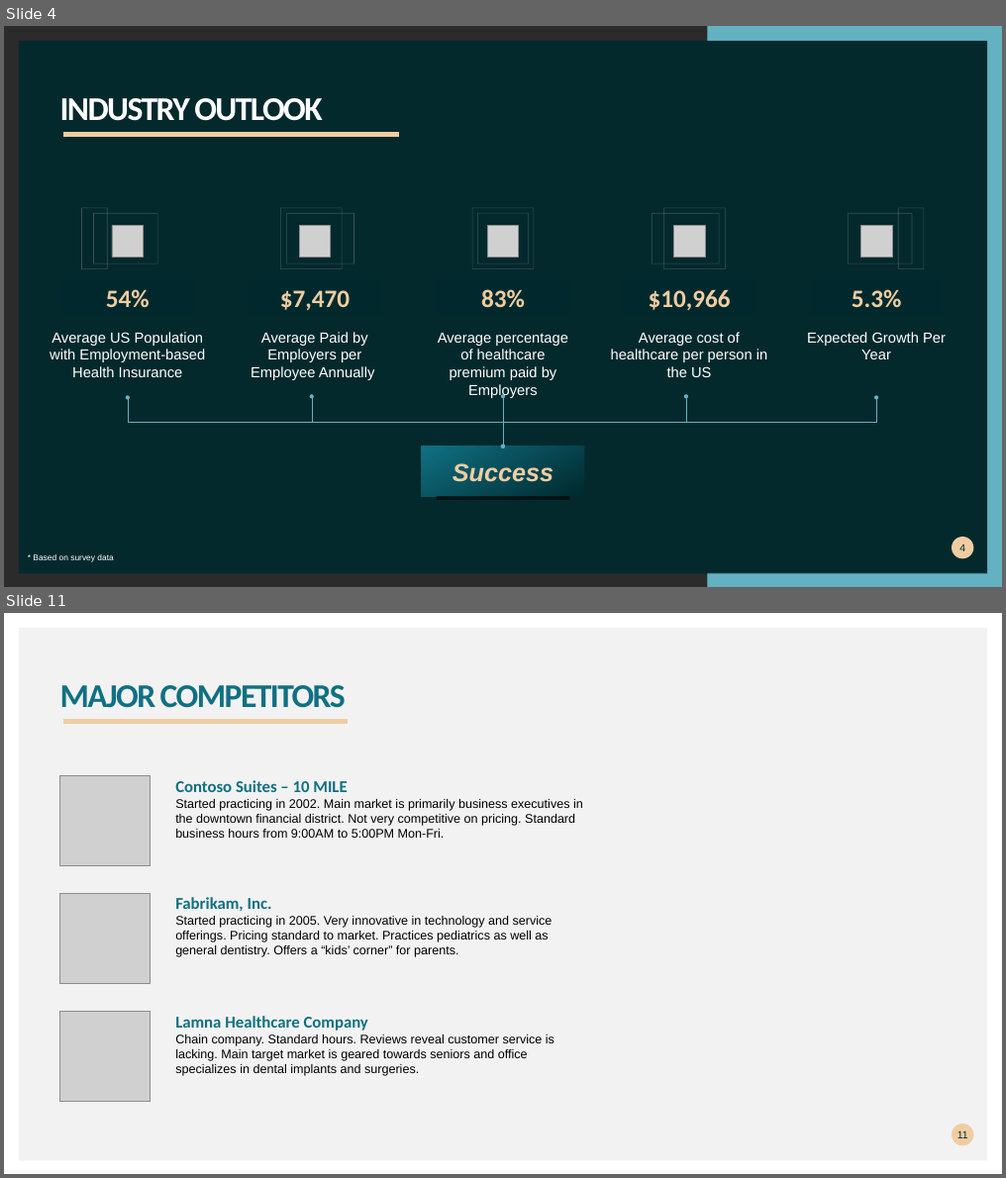
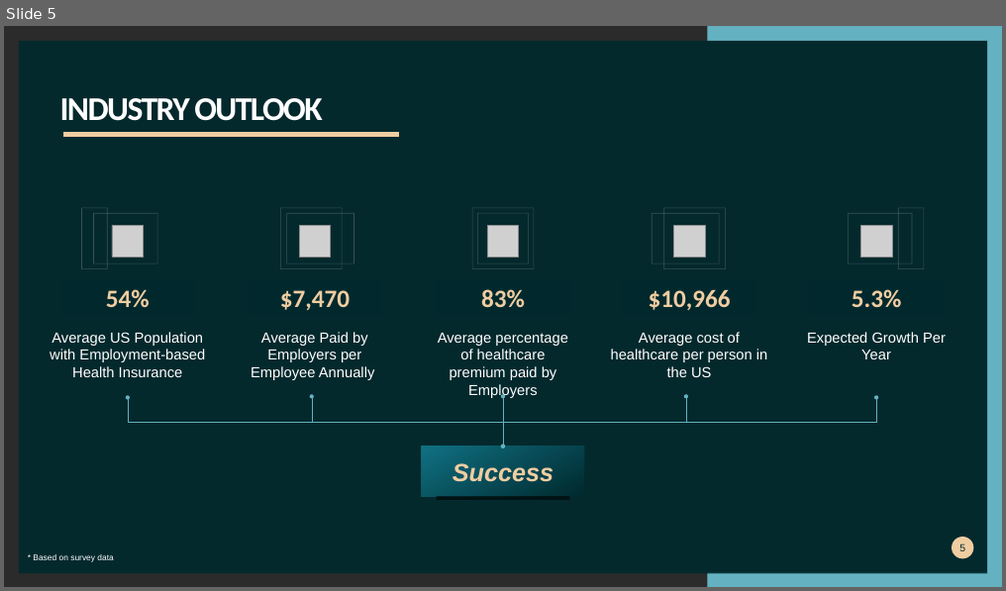
Before and after one commit to khutula/Medical-Insurance-Costs, a slide deck: documents/Medical Insurance Cost.pptx. Shown one above the other, each under a label of ours: slides 4 and 11 before the commit, slide 5 after it; the slides between them are not shown. The pictures are 1006x1178 and 1006x591 pixels, drawn with LibreOffice and Linux fonts; fonts in the diff are those of the drawing; grey boxes stand for pictures; background and template pictures are left out; a plain dark background stands for a picture behind light text. Boxes give left, top, right and bottom in pixels: in the first picture for what was removed or moved away, otherwise in the second. Text is boxed around its words. In the diff, an @@ line names an element or a change of style, - is before the commit and + after.

```diff
--- a/documents/Medical Insurance Cost.pptx
+++ b/documents/Medical Insurance Cost.pptx
@@ slide 11 removed at <box>4,613,1002,1174</box>, background #FFFFFF @@
@@ rectangle removed at <box>19,628,988,1161</box> @@
@@ title removed at <box>60,685,346,708</box> @@
-MAJOR COMPETITORS
@@ freeform shape removed at <box>63,718,348,722</box> @@
@@ picture removed at <box>60,776,150,866</box> @@
@@ text removed at <box>175,780,583,838</box> @@
-Contoso Suites – 10 MILE
-Started practicing in 2002. Main market is primarily business executives in the downtown financial district. Not very competitive on pricing. Standard business hours from 9:00AM to 5:00PM Mon-Fri.
@@ picture removed at <box>60,894,150,983</box> @@
@@ text removed at <box>175,897,552,958</box> @@
-Fabrikam, Inc.
-Started practicing in 2005. Very innovative in technology and service offerings. Pricing standard to market. Practices pediatrics as well as general dentistry. Offers a “kids’ corner” for parents.
@@ picture removed at <box>60,1012,150,1102</box> @@
@@ text removed at <box>175,1016,554,1076</box> @@
-Lamna Healthcare Company
-Chain company. Standard hours. Reviews reveal customer service is lacking. Main target market is geared towards seniors and office specializes in dental implants and surgeries.
@@ page number removed at <box>951,1124,974,1147</box> @@
-11
@@ what was slide 4 is now slide 5 @@
@@ page number at <box>959,544,965,552</box>: text changed @@
-4
+5
```
Also in this commit, not shown: 5 slides changed, 10 slides added, 7 other slides removed.
